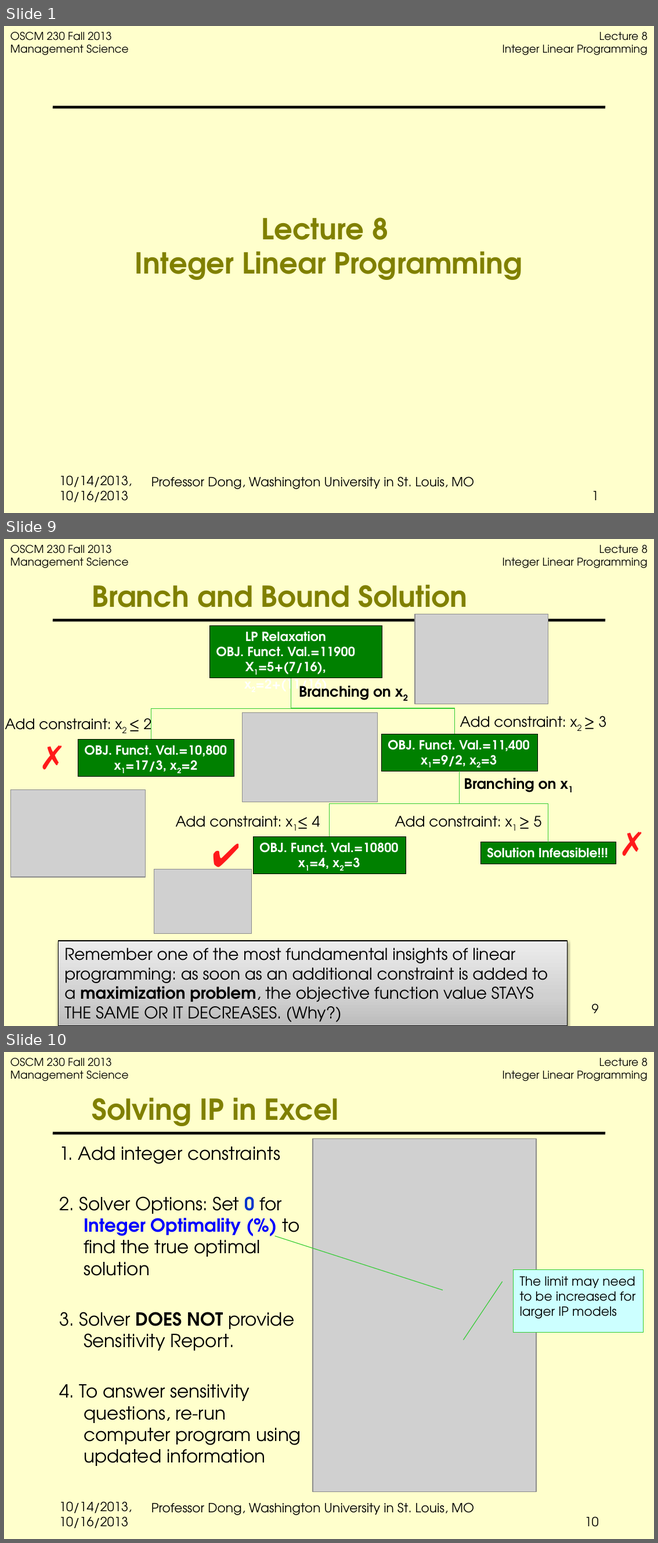
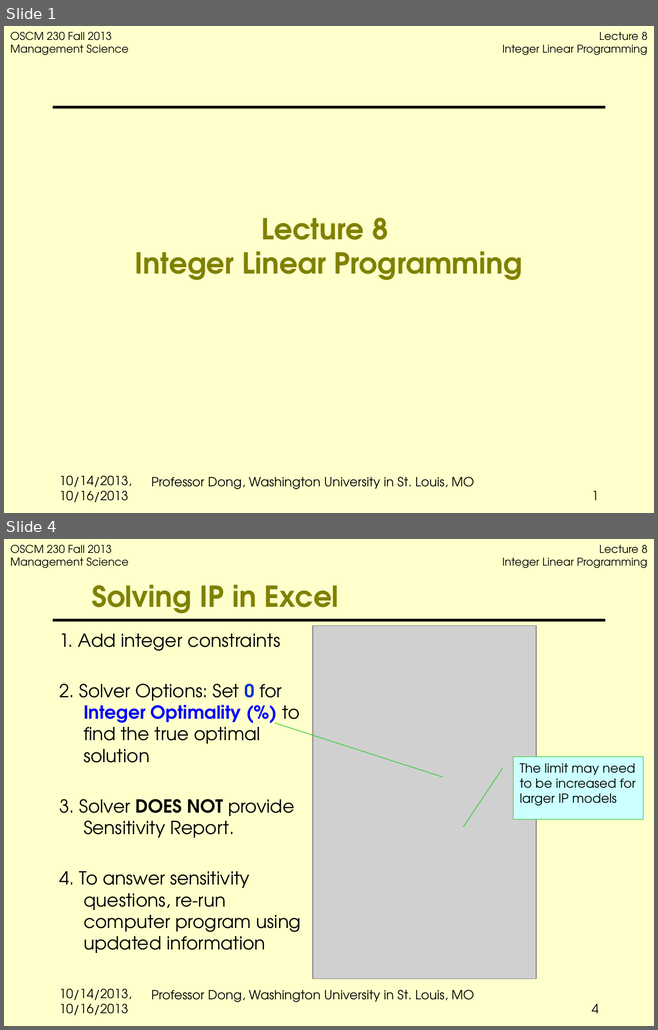
Before and after one commit to jbf232/OSCM230, a slide deck: Fall 2015/Lectures/Lecture 8 Integer Programming/Lecture8 IP.pptx. Shown one above the other, each under a label of ours: slides 1, 9 and 10 before the commit, slides 1 and 4 after it; the slides between them are not shown. The pictures are 658x1543 and 658x1030 pixels, drawn with LibreOffice and Linux fonts; fonts in the diff are those of the drawing; grey boxes stand for pictures; background and template pictures are left out. Boxes give left, top, right and bottom in pixels: in the first picture for what was removed or moved away, otherwise in the second. Text is boxed around its words. In the diff, an @@ line names an element or a change of style, - is before the commit and + after.

```diff
--- a/Fall 2015/Lectures/Lecture 8 Integer Programming/Lecture8 IP.pptx
+++ b/Fall 2015/Lectures/Lecture 8 Integer Programming/Lecture8 IP.pptx
@@ slide 9 removed at (x1=4, y1=539, x2=654, y2=1026), background #FFFFCC; not listed: 3 template elements that a slide beside it also shows @@
@@ title removed at (x1=92, y1=585, x2=467, y2=620) @@
-Branch and Bound Solution
@@ rectangle removed at (x1=210, y1=625, x2=382, y2=678) @@
-LP Relaxation
-OBJ. Funct. Val.=11900
-X1=5+(7/16), x2=2+(11/16)
@@ picture removed at (x1=415, y1=614, x2=547, y2=704) @@
@@ picture removed at (x1=242, y1=713, x2=378, y2=803) @@
@@ group removed at (x1=5, y1=678, x2=607, y2=776): 3 texts, 2 rectangles, 2 elbow lines @@
-Branching on x2
-OBJ. Funct. Val.=11,400
-x1=9/2, x2=3
-OBJ. Funct. Val.=10,800
-x1=17/3, x2=2
-Add constraint: x2 ≤ 2
-Add constraint: x2 ≥ 3
@@ text removed at (x1=31, y1=734, x2=75, y2=780) @@
-✗
@@ picture removed at (x1=10, y1=790, x2=145, y2=877) @@
@@ group removed at (x1=176, y1=771, x2=615, y2=874): 3 texts, 2 elbow lines, 2 rectangles @@
-Branching on x1
-OBJ. Funct. Val.=10800
-x1=4, x2=3
-Solution Infeasible!!!
-Add constraint: x1≤ 4
-Add constraint: x1 ≥ 5
@@ text removed at (x1=204, y1=831, x2=248, y2=878) @@
-✔
@@ text removed at (x1=610, y1=820, x2=654, y2=866) @@
-✗
@@ picture removed at (x1=154, y1=869, x2=252, y2=933) @@
@@ rectangle removed at (x1=58, y1=941, x2=567, y2=1026) @@
-Remember one of the most fundamental insights of linear programming: as soon as an additional constraint is added to a maximization problem, the objective function value STAYS THE SAME OR IT DECREASES. (Why?)
@@ text removed at (x1=59, y1=986, x2=132, y2=1019) @@
-10/14/2013, 10/16/2013
@@ page number removed at (x1=592, y1=1004, x2=598, y2=1013) @@
-9
@@ what was slide 10 is now slide 4 @@
@@ page number at (x1=592, y1=1004, x2=598, y2=1013): text changed @@
-10
+4
```
Also in this commit, not shown: 2 slides changed, 10 other slides removed, 1 other file.
